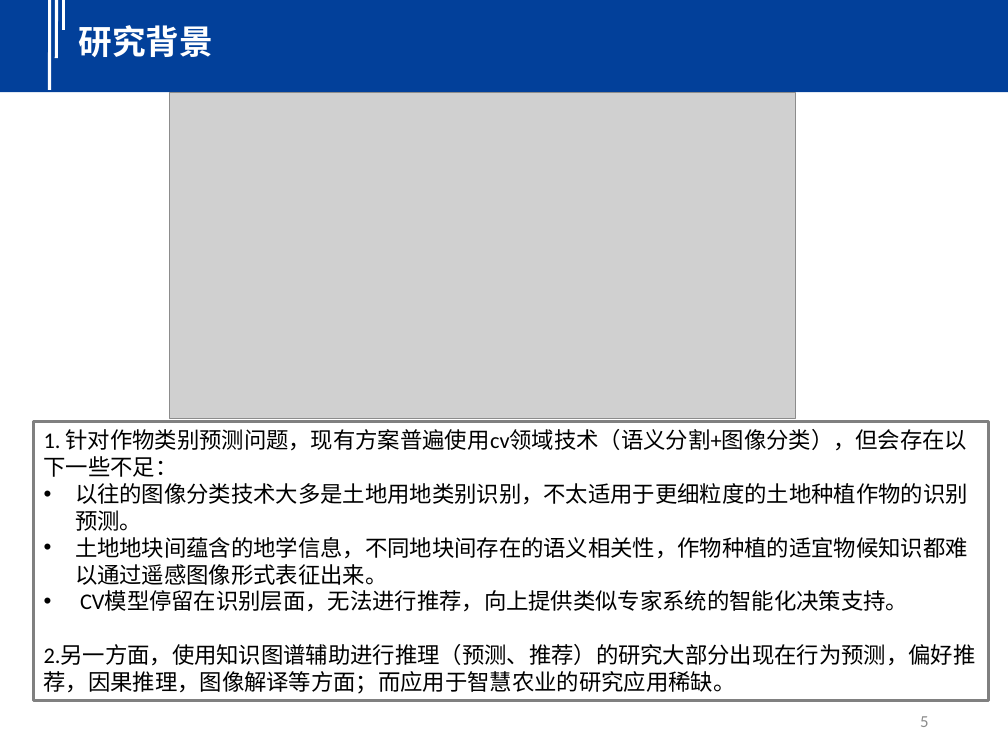
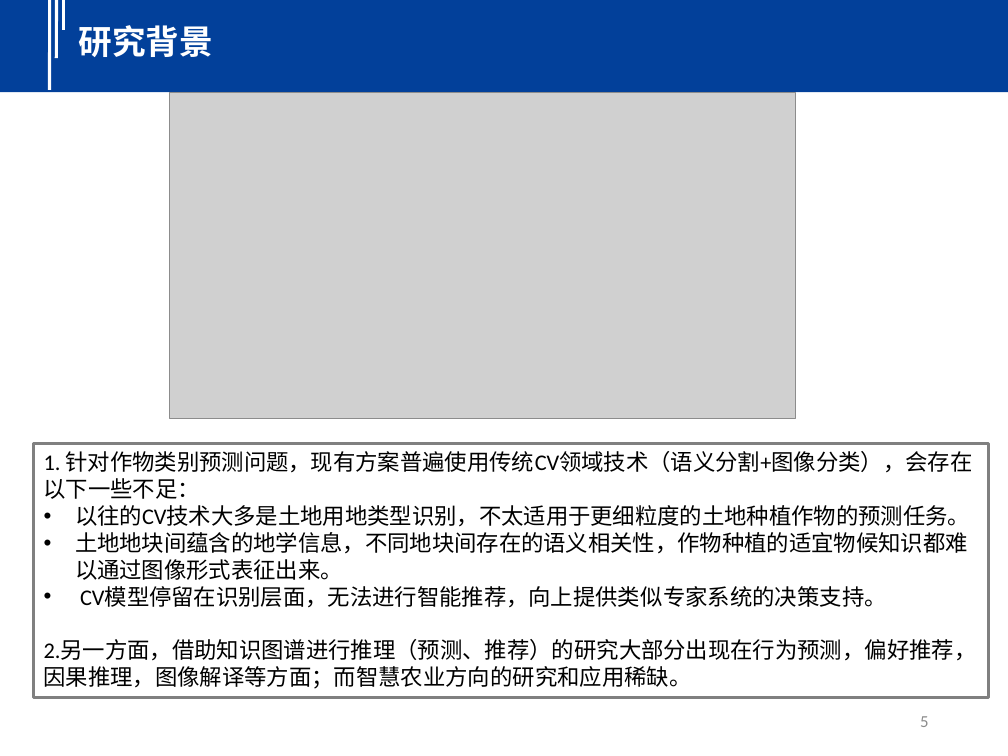
Before and after one commit to seu-cloud/seu-cloud-study, a slide deck: slide 5 of PPT/2023/20230602-巩傲凡-面向作物种类预测的知识推理技术研究.pptx. Drawn at 1008x756 pixels with LibreOffice and Linux fonts; fonts in the diff are those of the drawing; grey boxes stand for pictures. Boxes give left, top, right and bottom in pixels: in the first picture for what was removed or moved away, otherwise in the second. Text is boxed around its words. In the diff, an @@ line names an element or a change of style, - is before the commit and + after.

```diff
--- a/PPT/2023/20230602-巩傲凡-面向作物种类预测的知识推理技术研究.pptx
+++ b/PPT/2023/20230602-巩傲凡-面向作物种类预测的知识推理技术研究.pptx
@@ rectangle "1. 针对作物类别预测问题，现有方案普遍使用传统CV领域技术（语义分割+图像分类），会存在以下一些不足：": place and size @@
-rectangle "1. 针对作物类别预测问题，现有方案普遍使用传统CV领域技术（语义分割+图像分类），会存在以下一些不足：" at box(33, 421, 988, 701)
+rectangle "1. 针对作物类别预测问题，现有方案普遍使用传统CV领域技术（语义分割+图像分类），会存在以下一些不足：" at box(33, 444, 988, 698)
@@ text in rectangle at box(44, 451, 977, 689): text changed @@
-1. 针对作物类别预测问题，现有方案普遍使用cv领域技术（语义分割+图像分类），但会存在以下一些不足：
-• 以往的图像分类技术大多是土地用地类别识别，不太适用于更细粒度的土地种植作物的识别预测。
-• 土地地块间蕴含的地学信息，不同地块间存在的语义相关性，作物种植的适宜物候知识都难以通过遥感图像形式表征出来。
-• CV模型停留在识别层面，无法进行推荐，向上提供类似专家系统的智能化决策支持。
-2.另一方面，使用知识图谱辅助进行推理（预测、推荐）的研究大部分出现在行为预测，偏好推荐，因果推理，图像解译等方面；而应用于智慧农业的研究应用稀缺。
+1. 针对作物类别预测问题，现有方案普遍使用传统CV领域技术（语义分割+图像分类），会存在以下一些不足：
+• 以往的CV技术大多是土地用地类型识别，不太适用于更细粒度的土地种植作物的预测任务。
+• 土地地块间蕴含的地学信息，不同地块间存在的语义相关性，作物种植的适宜物候知识都难以通过图像形式表征出来。
+• CV模型停留在识别层面，无法进行智能推荐，向上提供类似专家系统的决策支持。
+2.另一方面，借助知识图谱进行推理（预测、推荐）的研究大部分出现在行为预测，偏好推荐，因果推理，图像解译等方面；而智慧农业方向的研究和应用稀缺。
```
Also in this commit, not shown: 17 other slides changed, 1 slide added, 1 slide removed.
